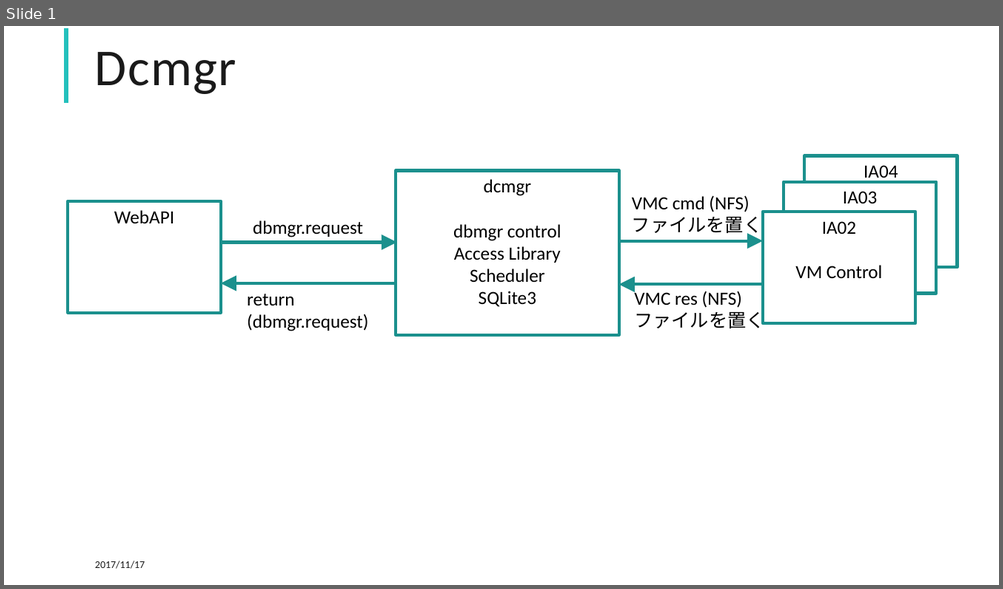
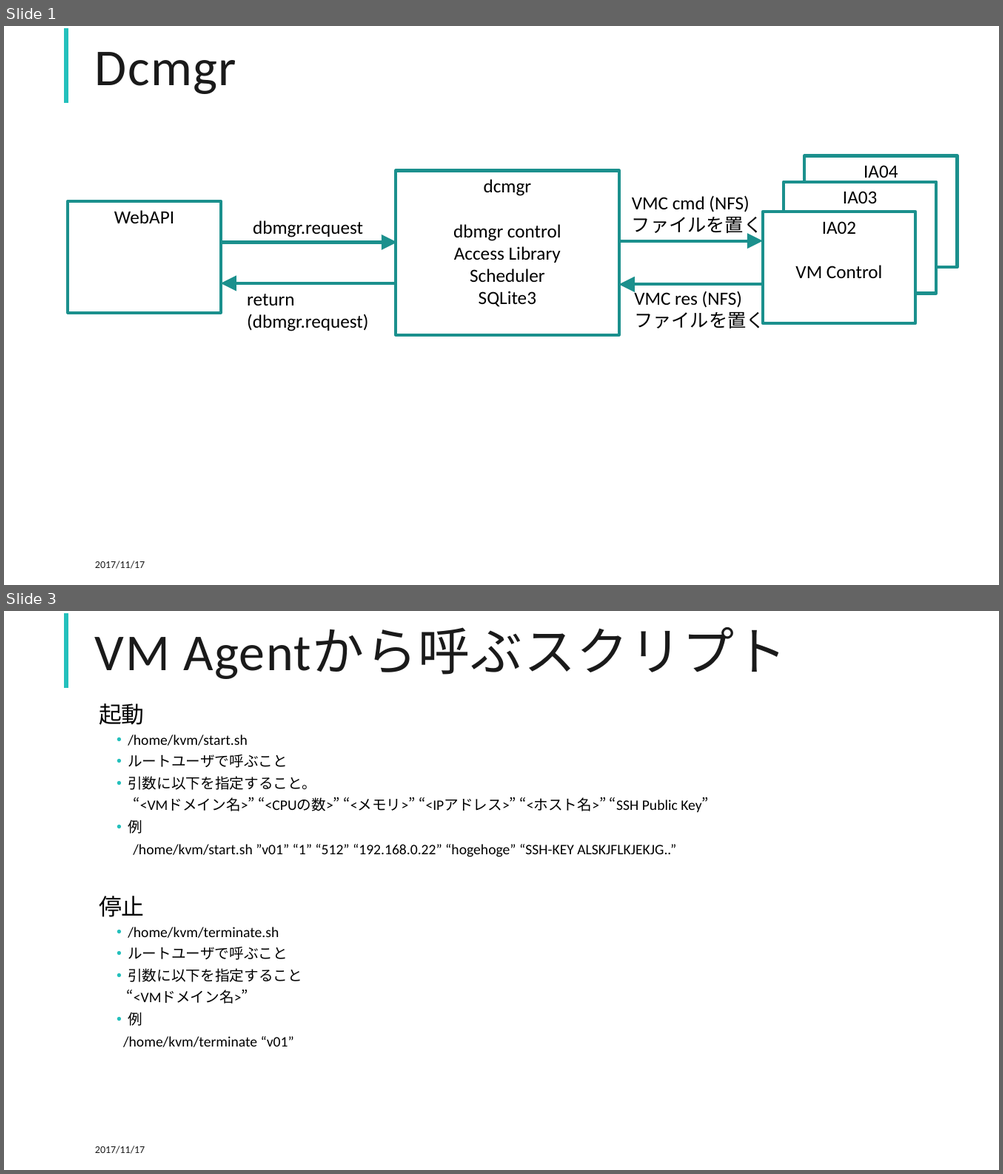
Before and after one commit to RyutoHata/Combu, a slide deck: Documents/設計20171116.pptx. Shown one above the other, each under a label of ours: slide 1 before the commit, slides 1 and 3 after it; the slides between them are not shown. The pictures are 1003x589 and 1003x1174 pixels, drawn with LibreOffice and Linux fonts; fonts in the diff are those of the drawing. Boxes give left, top, right and bottom in pixels: in the first picture for what was removed or moved away, otherwise in the second. Text is boxed around its words. In the diff, an @@ line names an element or a change of style, - is before the commit and + after.

```diff
--- a/Documents/設計20171116.pptx
+++ b/Documents/設計20171116.pptx
@@ slide 3 added at box(4, 611, 999, 1170), background #FFFFFF; not listed: 1 template element that a slide beside it also shows @@
@@ title added at box(95, 627, 786, 679), 50 pt, text #1A1A1A @@
+VM Agentから呼ぶスクリプト
@@ text added at box(99, 703, 708, 1048), 14 pt, text #000000 @@
+  起動
+    • /home/kvm/start.sh
+    • ルートユーザで呼ぶこと
+    • 引数に以下を指定すること。
+    “<VMドメイン名>” “<CPUの数>” “<メモリ>” “<IPアドレス>” “<ホスト名>” “SSH Public Key”
+    • 例
+    /home/kvm/start.sh ”v01” “1” “512” “192.168.0.22” “hogehoge” “SSH-KEY ALSKJFLKJEKJG..”
+  停止
+    • /home/kvm/terminate.sh
+    • ルートユーザで呼ぶこと
+    • 引数に以下を指定すること
+    “<VMドメイン名>”
+    • 例
+    /home/kvm/terminate “v01”
@@ text added at box(95, 1146, 145, 1154), 10 pt, text #1A1A1A @@
+2017/11/17
```
Also in this commit, not shown: 1 slide changed, 2 other files.
